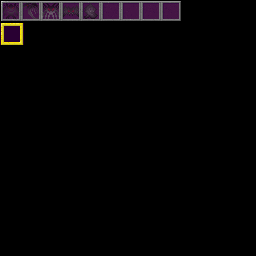
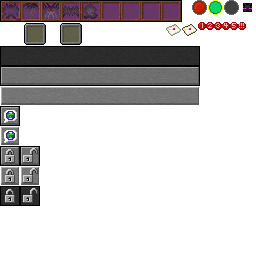
Revision of a layered 256 x 256 image; what changed, layer by layer:
added group "HotBar" with 11 layers above "Layer 8" over (x1=0, y1=1, x2=182, y2=28)
moved "Eyes" into group "HotBar", painted on it over (x1=8, y1=5, x2=94, y2=12)
moved "Dragon Hotbar 2" into group "HotBar" over (x1=23, y1=3, x2=39, y2=19)
moved "Hotbar 5" into group "HotBar" over (x1=84, y1=3, x2=98, y2=19)
moved "Hotbar 4" into group "HotBar" over (x1=63, y1=5, x2=79, y2=17)
moved "Hothar 3" into group "HotBar" over (x1=43, y1=3, x2=59, y2=19)
moved "deamon" into group "HotBar" over (x1=3, y1=3, x2=19, y2=19)
moved "Layer 5 copy 8" into group "HotBar" over (x1=3, y1=3, x2=179, y2=19)
added layer "Layer 11" in group "HotBar" over (x1=1, y1=1, x2=181, y2=21)
moved "Layer 2" into group "HotBar" over (x1=1, y1=1, x2=181, y2=21)
renamed "Layer 4" to "Item Selection Box Modded", hid it, painted on it over (x1=0, y1=22, x2=24, y2=46)
added layer "Layer 10" above "Cross Hair" over (x1=24, y1=23, x2=46, y2=45)
added layer "Cross Hair" above "Layer 14" over (x1=243, y1=3, x2=252, y2=11)
added layer "Layer 14" above "Layer 0" over (x1=243, y1=3, x2=252, y2=11)
showed "Layer 0", painted on it over (x1=0, y1=0, x2=252, y2=206)
hid "Black Background" over (x1=0, y1=0, x2=256, y2=256)
